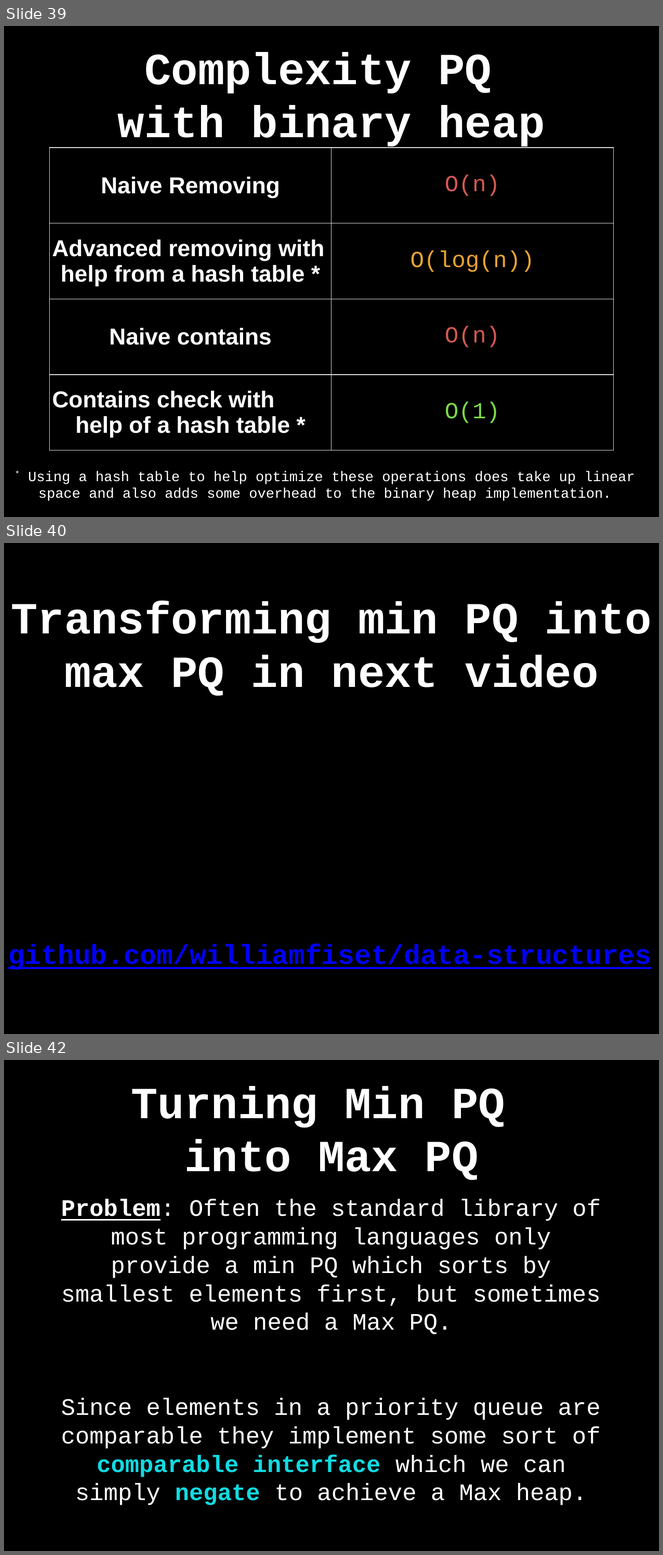
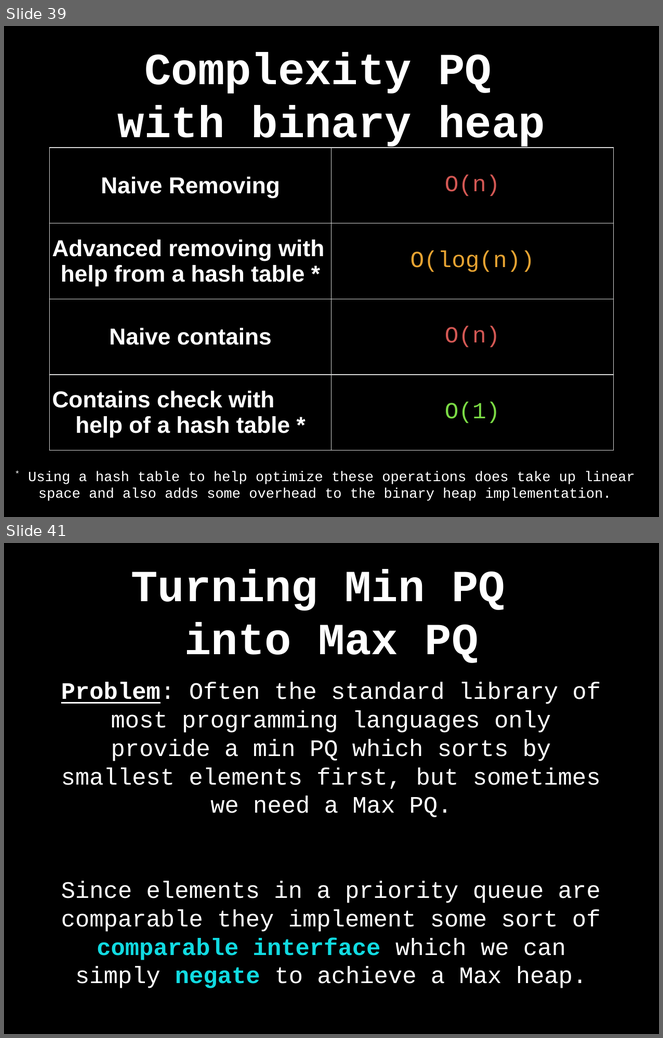
Before and after one commit to williamfiset/DEPRECATED-data-structures, a slide deck: PriorityQueue/presentation/PriorityQueue.pptx. Shown one above the other, each under a label of ours: slides 39, 40 and 42 before the commit, slides 39 and 41 after it; the slides between them are not shown. The pictures are 663x1555 and 663x1038 pixels, drawn with LibreOffice and Linux fonts; fonts in the diff are those of the drawing. Boxes give left, top, right and bottom in pixels: in the first picture for what was removed or moved away, otherwise in the second. Text is boxed around its words. In the diff, an @@ line names an element or a change of style, - is before the commit and + after.

```diff
--- a/PriorityQueue/presentation/PriorityQueue.pptx
+++ b/PriorityQueue/presentation/PriorityQueue.pptx
@@ slide 40 removed at <box>4,543,659,1034</box>, background #000000 @@
@@ title removed at <box>11,602,652,696</box> @@
-Transforming min PQ into max PQ in next video
@@ text removed at <box>8,944,651,970</box> @@
-github.com/williamfiset/data-structures
@@ what was slide 42 is now slide 41 @@
```
Also in this commit, not shown: 4 slides changed, 1 slide added, 6 other slides removed, 2 other files.
